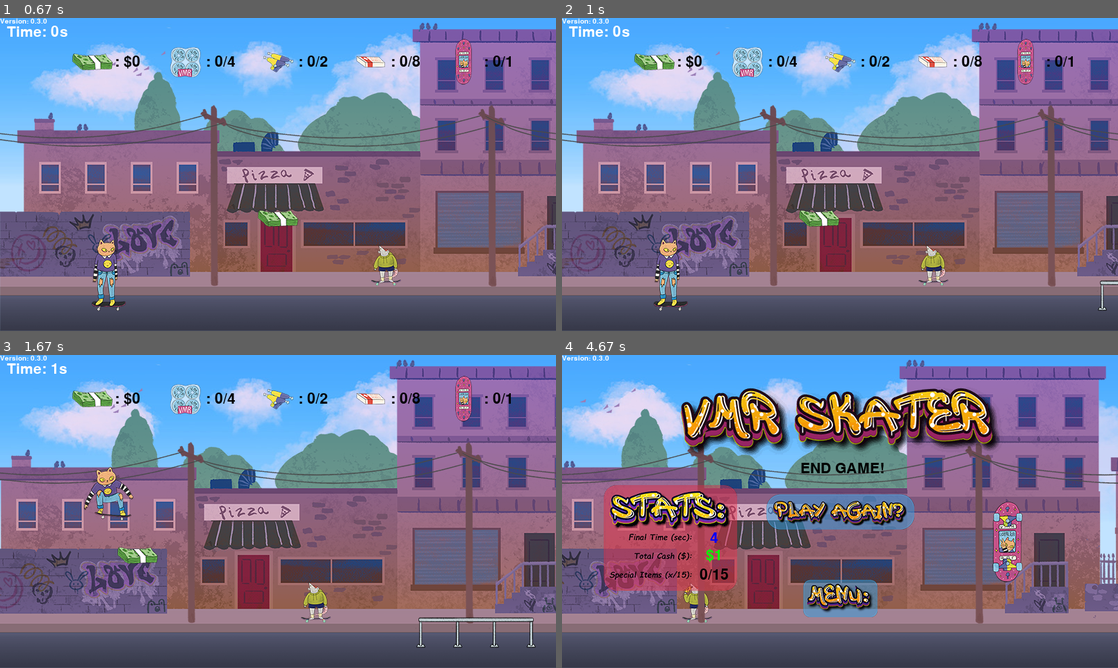
Above: before the commit, frames 1-4 (two rows, left to right).
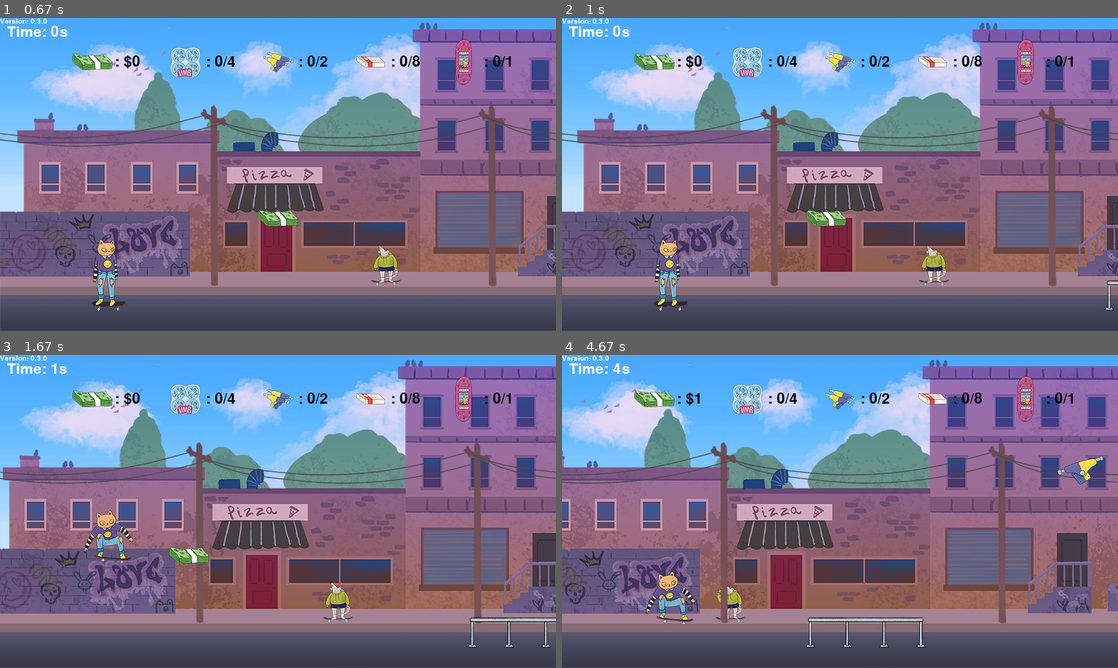
Above: after the commit, the same moments.

Repository: Loyalton/SkaterKittyPygame
Game: pygame game, started from main.py
Two runs of this game, one before a commit and one after it. Both use one fixed random seed, a clock stepped at 60 frames per second and the inputs below.
Inputs (mouse positions are in pixels of both pictures, inside the frame that each line leads up to):
- Up to frame 1 (0.67 s): click (278, 174) at 0.38 s
- Up to frame 2 (1 s): hold D from 0.67 s (still down); move the mouse to (817, 187) at 0.7 s
- Up to frame 3 (1.67 s): release D at 1.13 s; hold W 1.17-1.47 s; move the mouse to (278, 530) at 1.2 s; tap Space at 1.23, 1.57 s; hold D from 1.5 s (still down); move the mouse to (144, 514) at 1.53 s
- Up to frame 4 (4.67 s): tap Space at 1.87, 2.07, 2.37, 2.63, 2.97, 3.27, 3.4, 3.8, 4.1 s; release D at 1.97 s; hold A 2-2.53 s; move the mouse to (895, 580) at 2.03 s; hold S 2.57-2.87 s; move the mouse to (667, 583) at 2.6 s; hold A 2.9-3.3 s; move the mouse to (923, 401) at 2.93 s; hold W 3.33-3.7 s; move the mouse to (1045, 621) at 3.37 s; hold D 3.73-4.37 s; move the mouse to (906, 539) at 3.77 s

Frame 1 is identical in both runs. In frame 2, 4.5% of the frame differs, in the area x 0-100%, y 1-94%; in frame 3, 20%; in frame 4, 48%.

Commit message:
Version: 0.3.1 - performance + phone
Version: 0.3.1 - performance + touch-screen release. also edited the height of jump and speed and acceleration parameters for better play

Diff:
--- a/main.py
+++ b/main.py
@@ -298,9 +298,9 @@
         #counter for speed and accelleration control
         self.dx = 0
         self.dy = 0
-        self.acceleration = 0.35/2
+        self.acceleration = 0.35/3      # make the acceleration a little slower. old value was 0.35/2
         self.deceleration = 0.05
-        self.max_speed = 14 #12 feels like a good speed
+        self.max_speed = 11 #12 feels like a good speed old val was 14 too fast
         self.movingRight = False
         self.movingLeft = False
         self.RailOllie = False
@@ -406,7 +406,7 @@
 
 
     def playerInput(self, dt):
-        self.ollieHeight = min(1500*dt-4, player_yPos-(width/2)+4) #ollie height difference based on dt for web(perfer fixed) vesus local (perfer dt)
+        self.ollieHeight = 0.866 * min(1500*dt-4, player_yPos-(width/2)+4) #ollie height difference based on dt for web(perfer fixed) vesus local (perfer dt)
         # self.playerMotion()
 
         #CONTROLS by USER INPUT
Not shown, changed: build/web/index.html
Not shown, added: build/web/skaterkittypygame.apk
